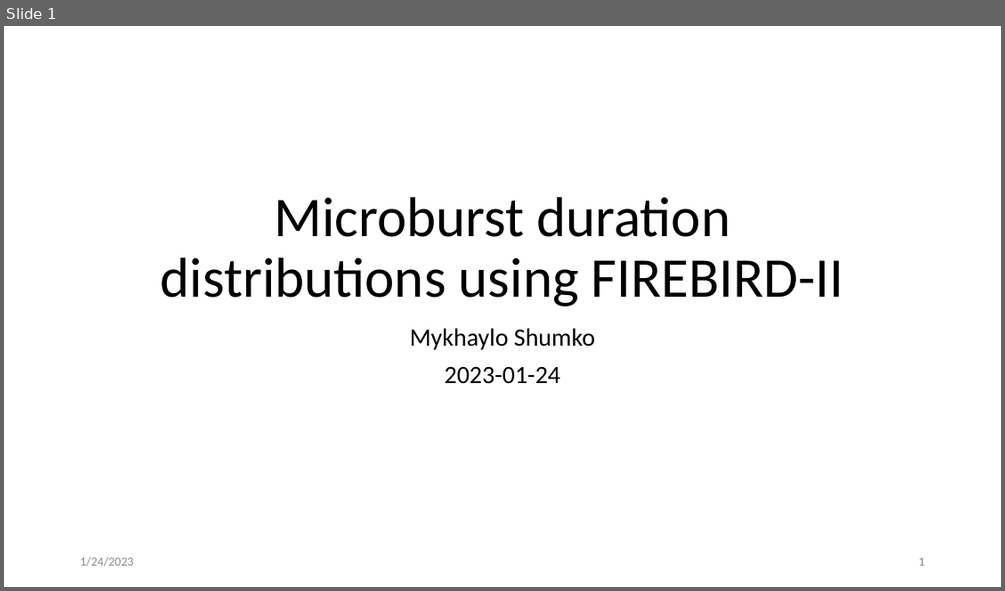
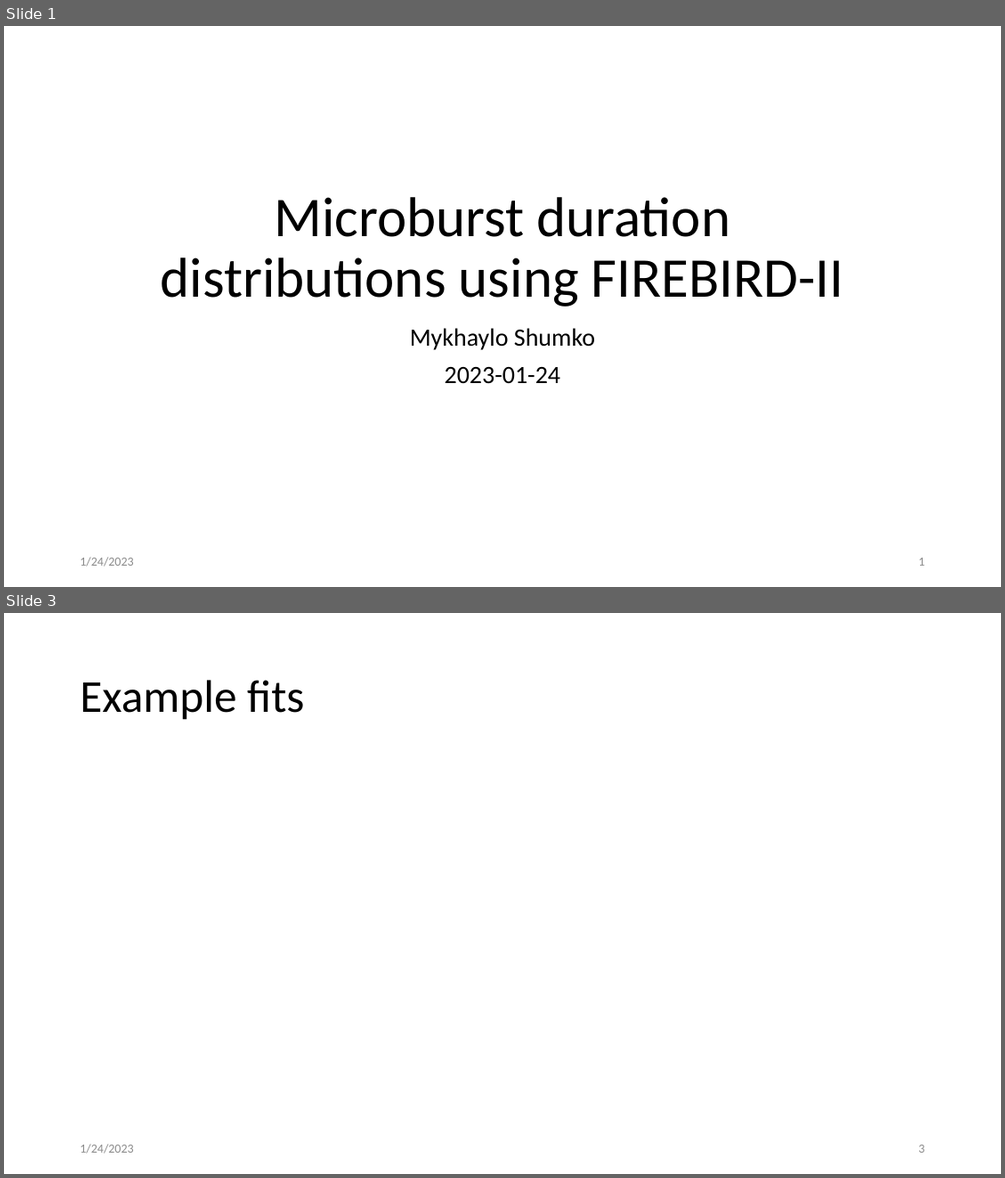
Before and after one commit to mshumko/fbrbsp, a slide deck: presentations/20230124_firebird_microburst_durations.pptx. Shown one above the other, each under a label of ours: slide 1 before the commit, slides 1 and 3 after it; the slides between them are not shown. The pictures are 1005x591 and 1005x1178 pixels, drawn with LibreOffice and Linux fonts; fonts in the diff are those of the drawing. Boxes give left, top, right and bottom in pixels: in the first picture for what was removed or moved away, otherwise in the second. Text is boxed around its words. In the diff, an @@ line names an element or a change of style, - is before the commit and + after.

```diff
--- a/presentations/20230124_firebird_microburst_durations.pptx
+++ b/presentations/20230124_firebird_microburst_durations.pptx
@@ slide 3 added at [4, 613, 1001, 1174], background #FFFFFF @@
@@ title added at [80, 680, 304, 720], 44 pt, text #000000 @@
+Example fits
@@ text added at [80, 1143, 133, 1153], 12 pt, text #8C8C8C @@
+1/24/2023
@@ page number added at [918, 1144, 924, 1152], 12 pt, text #8C8C8C @@
+3
```
Also in this commit, not shown: 1 slide changed, 2 other slides added, 1 other file.
